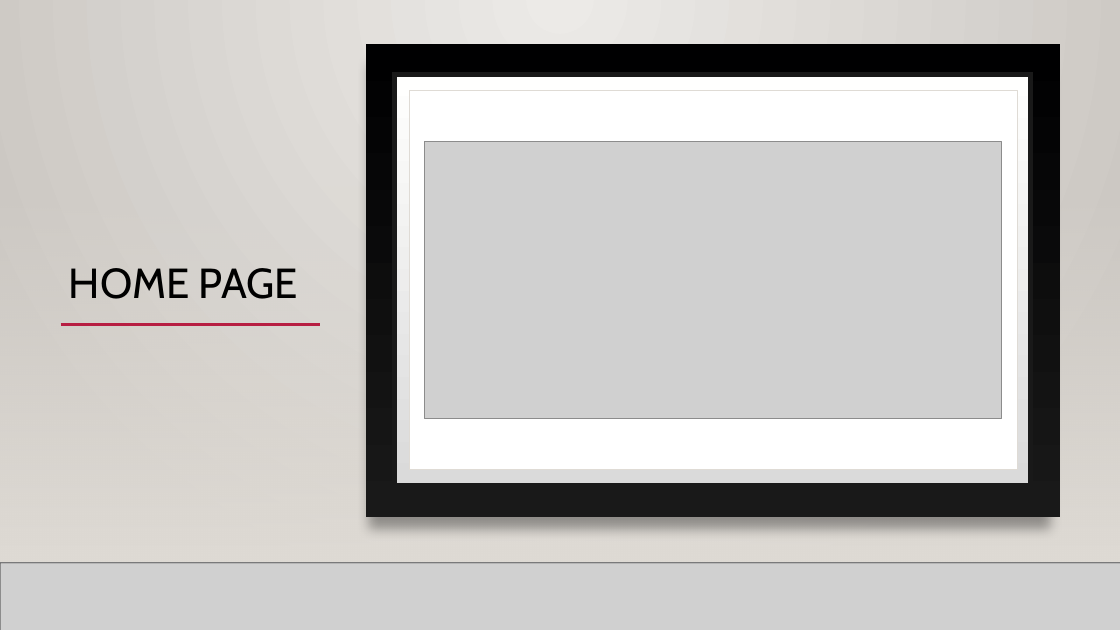
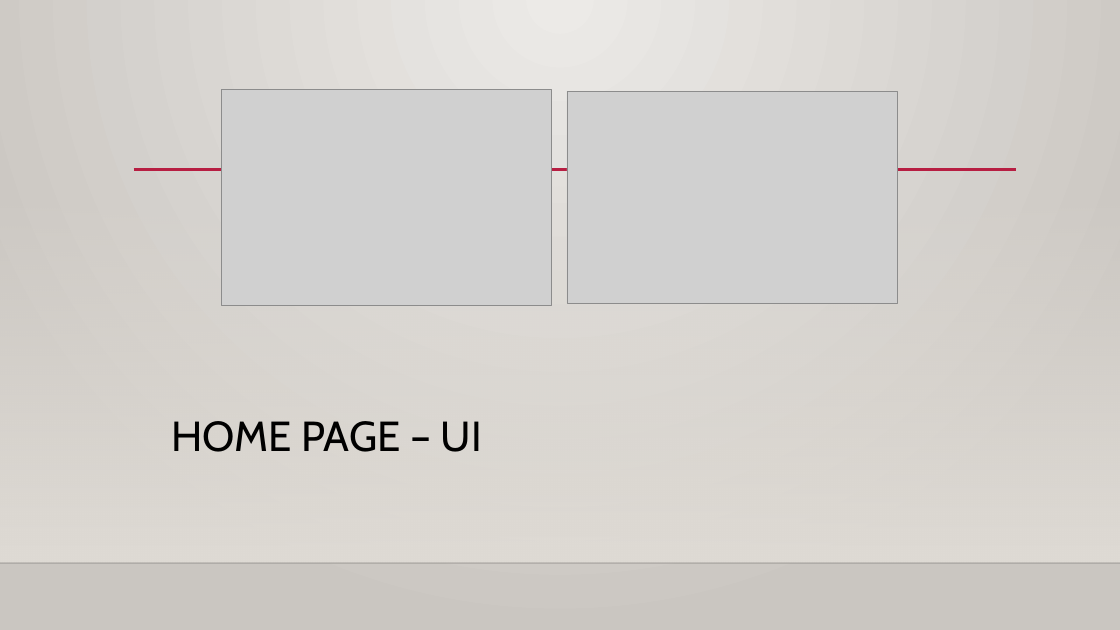
Before and after one commit to sumanthreddy29/WebProgramming, a slide deck: slide 4 of Project-2/project_2_ppt.pptx. Drawn at 1120x630 pixels with LibreOffice and Linux fonts; fonts in the diff are those of the drawing; grey boxes stand for pictures; background and template pictures are left out. Boxes give left, top, right and bottom in pixels: in the first picture for what was removed or moved away, otherwise in the second. Text is boxed around its words. In the diff, an @@ line names an element or a change of style, - is before the commit and + after.

```diff
--- a/Project-2/project_2_ppt.pptx
+++ b/Project-2/project_2_ppt.pptx
@@ rectangle removed at [0, 0, 1120, 630] @@
@@ rectangle removed at [365, 45, 1060, 518] @@
@@ rectangle removed at [394, 75, 1031, 485] @@
@@ picture added at [221, 90, 552, 306] @@
@@ rectangle removed at [409, 90, 1017, 470] @@
@@ picture added at [567, 91, 898, 303] @@
@@ picture removed at [424, 142, 1002, 419] @@
@@ rectangle removed at [0, 186, 1120, 563] @@
@@ rectangle removed at [0, 186, 1120, 563] @@
@@ line removed from (60, 324) to (320, 324) @@
@@ line removed from (222, 324) to (1016, 324) @@
@@ title at [172, 421, 482, 452]: text changed @@
-HOME PAGE
+HOME PAGE – UI
@@ line removed from (0, 563) to (1120, 563) @@
@@ picture removed at [0, 563, 1120, 630] @@
@@ line removed from (0, 563) to (1120, 563) @@
```
Also in this commit, not shown: 1 other slide changed, 5 slides added, 6 slides removed.
